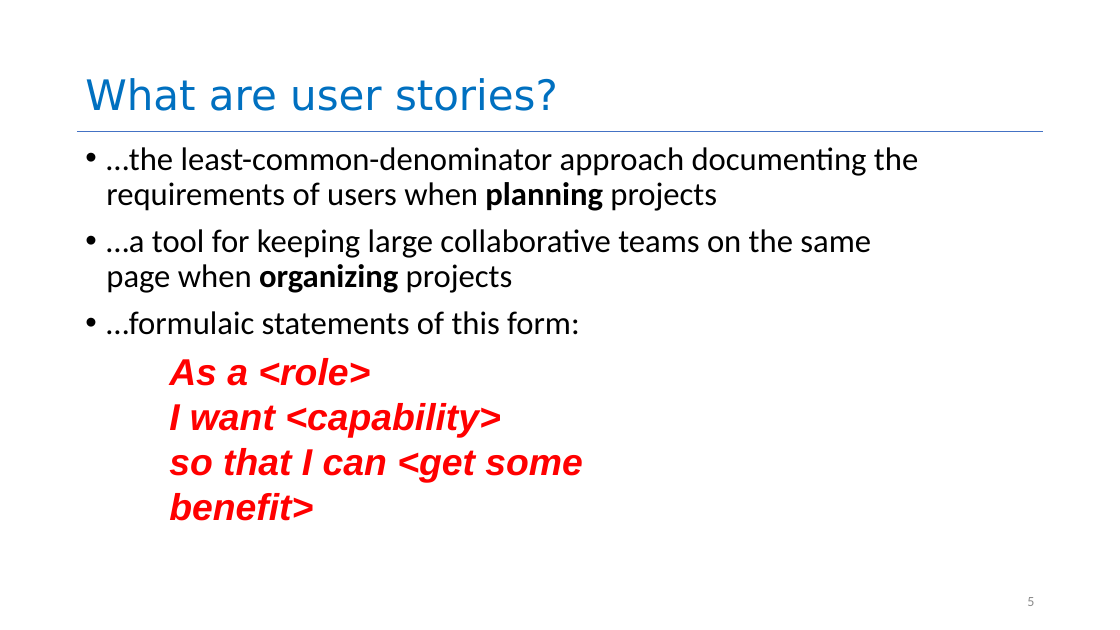
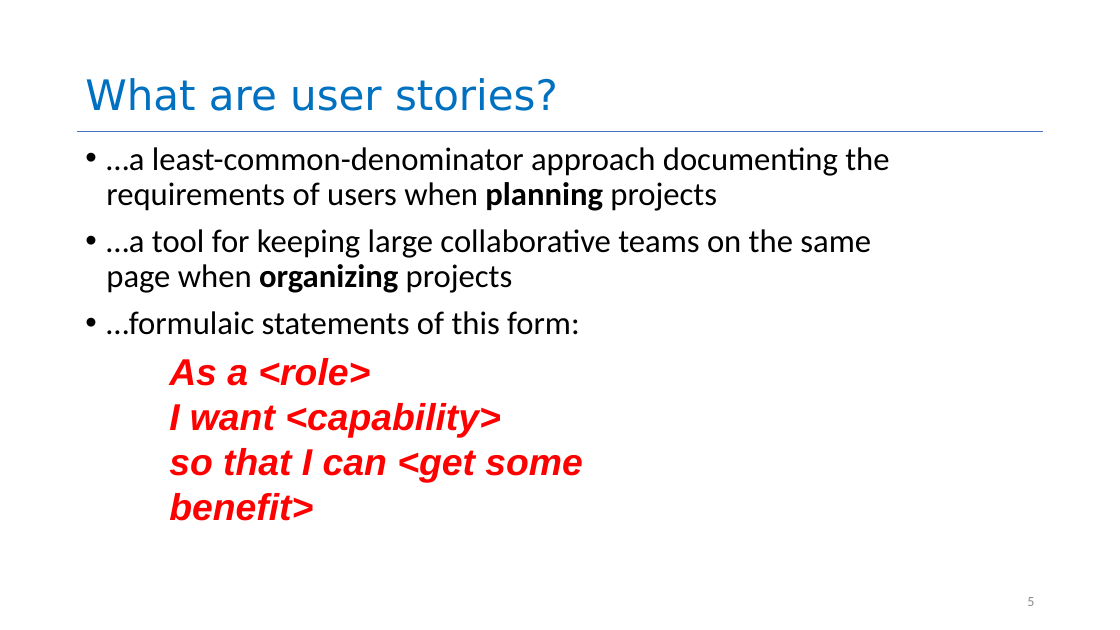
Before and after one commit to rimshaTest/CS4530-Spring-2026, a slide deck: slide 5 of Slides/Module 01.2 User Stories.pptx. Drawn at 1120x630 pixels with LibreOffice and Linux fonts; fonts in the diff are those of the drawing. Boxes give left, top, right and bottom in pixels: in the first picture for what was removed or moved away, otherwise in the second. Text is boxed around its words. In the diff, an @@ line names an element or a change of style, - is before the commit and + after.

```diff
--- a/Slides/Module 01.2 User Stories.pptx
+++ b/Slides/Module 01.2 User Stories.pptx
@@ text at (106,147,889,211): text changed @@
-• …the least-common-denominator approach documenting the requirements of users when planning projects
+• …a least-common-denominator approach documenting the requirements of users when planning projects
```
Also in this commit, not shown: 2 other slides changed, 1 other file.
